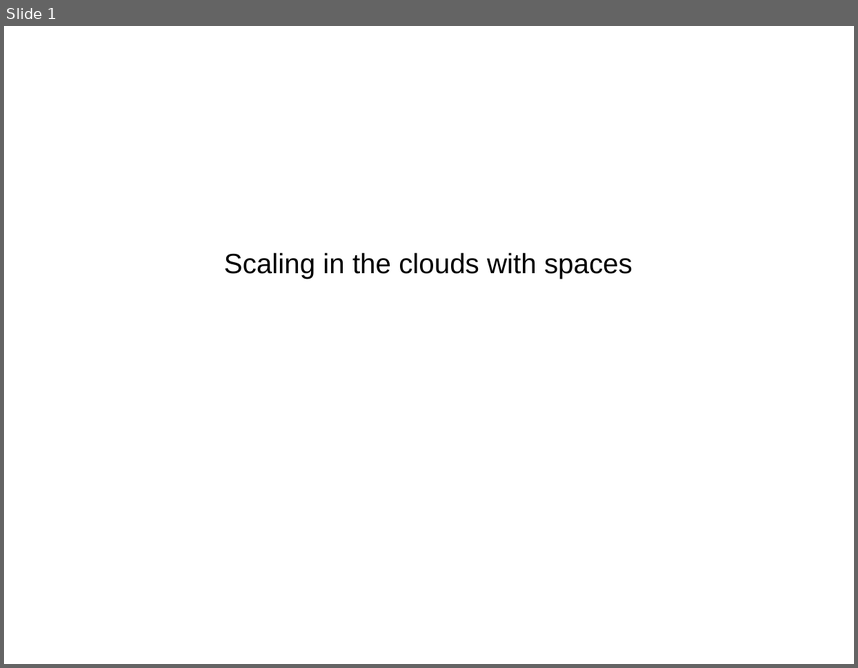
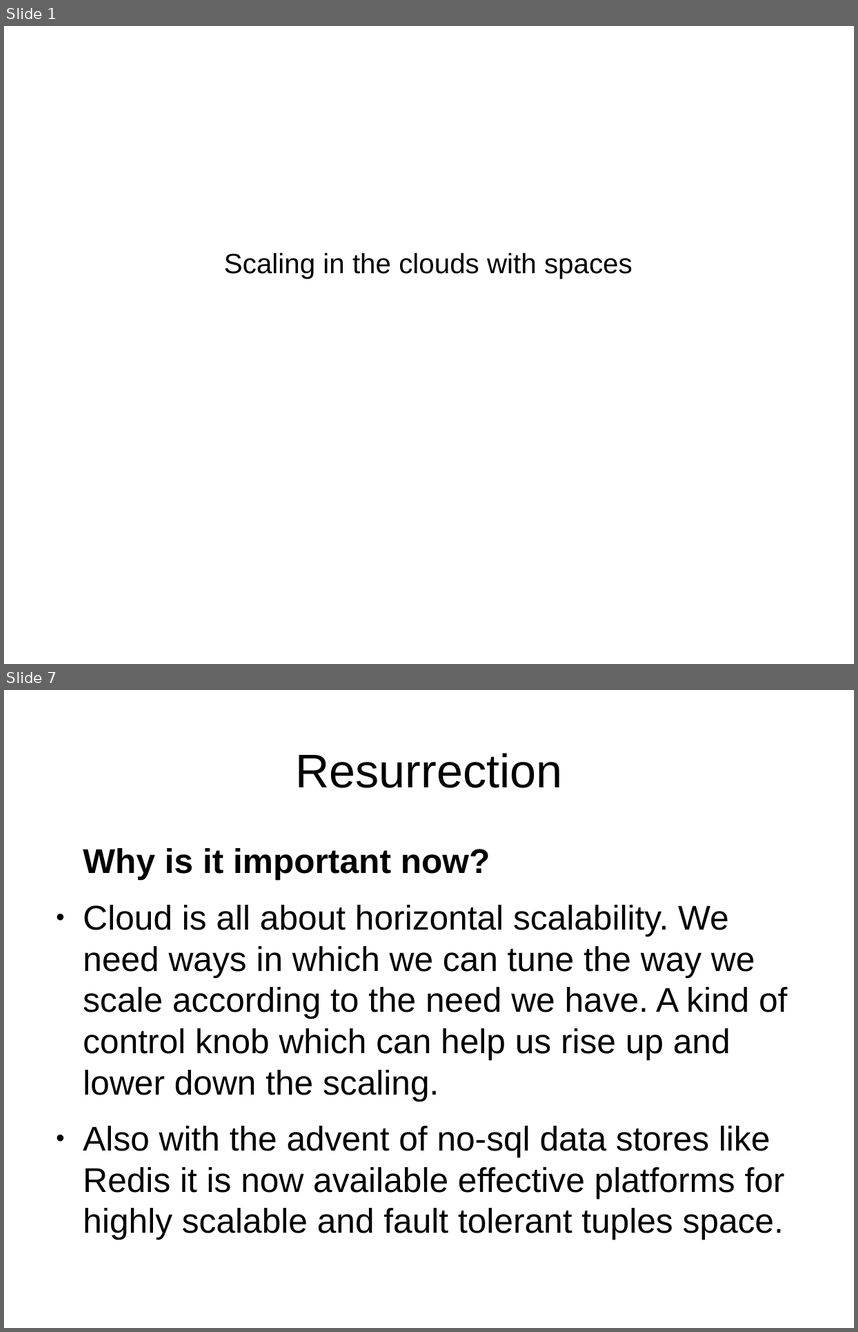
Before and after one commit to harikrishnan83/slides-and-code, a slide deck: Scaling_In_The_Clouds_With_Spaces.odp. Shown one above the other, each under a label of ours: slide 1 before the commit, slides 1 and 7 after it; the slides between them are not shown. The pictures are 858x668 and 858x1332 pixels, drawn with LibreOffice and Linux fonts; fonts in the diff are those of the drawing. Boxes give left, top, right and bottom in pixels: in the first picture for what was removed or moved away, otherwise in the second. Text is boxed around its words. In the diff, an @@ line names an element or a change of style, - is before the commit and + after.

```diff
--- a/Scaling_In_The_Clouds_With_Spaces.odp
+++ b/Scaling_In_The_Clouds_With_Spaces.odp
@@ slide 7 added at <box>4,690,854,1328</box>, background #FFFFFF @@
@@ title added at <box>295,753,562,788</box>, 44 pt, text #000000 @@
+Resurrection
@@ text added at <box>83,848,787,1239</box>, 32 pt, text #000000 @@
+Why is it important now?
+● Cloud is all about horizontal scalability. We need ways in which we can tune the way we scale according to the need we have. A kind of control knob which can help us rise up and lower down the scaling.
+● Also with the advent of no-sql data stores like Redis it is now available effective platforms for highly scalable and fault tolerant tuples space.
```
Also in this commit, not shown: 8 other slides added, 1 other file.
